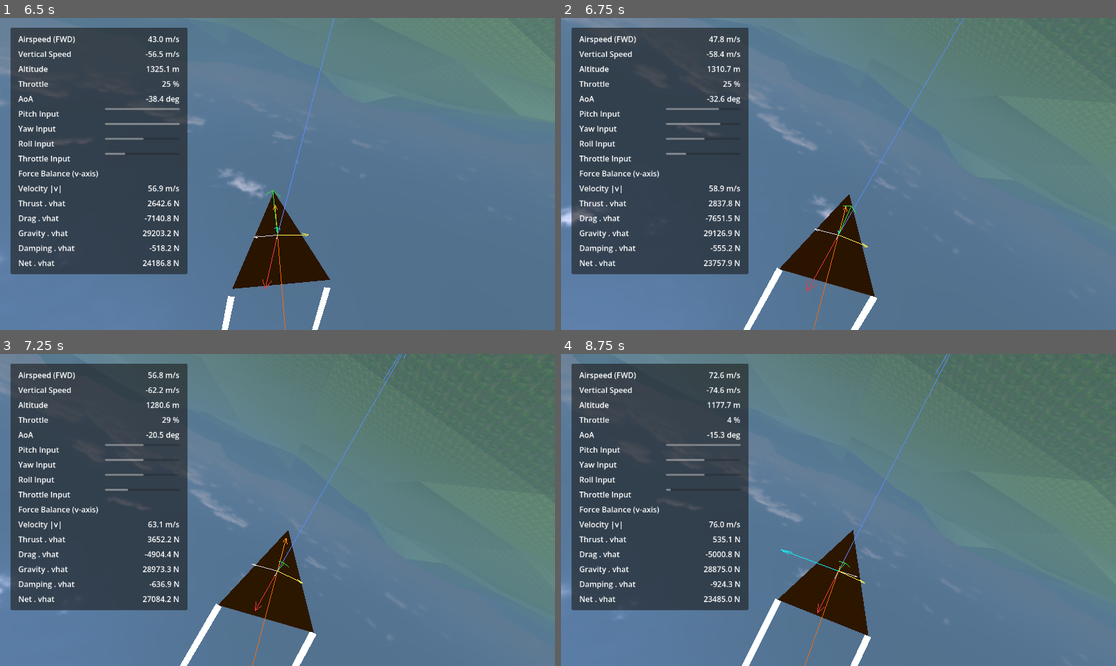
Above: before the commit, frames 1-4 (two rows, left to right).
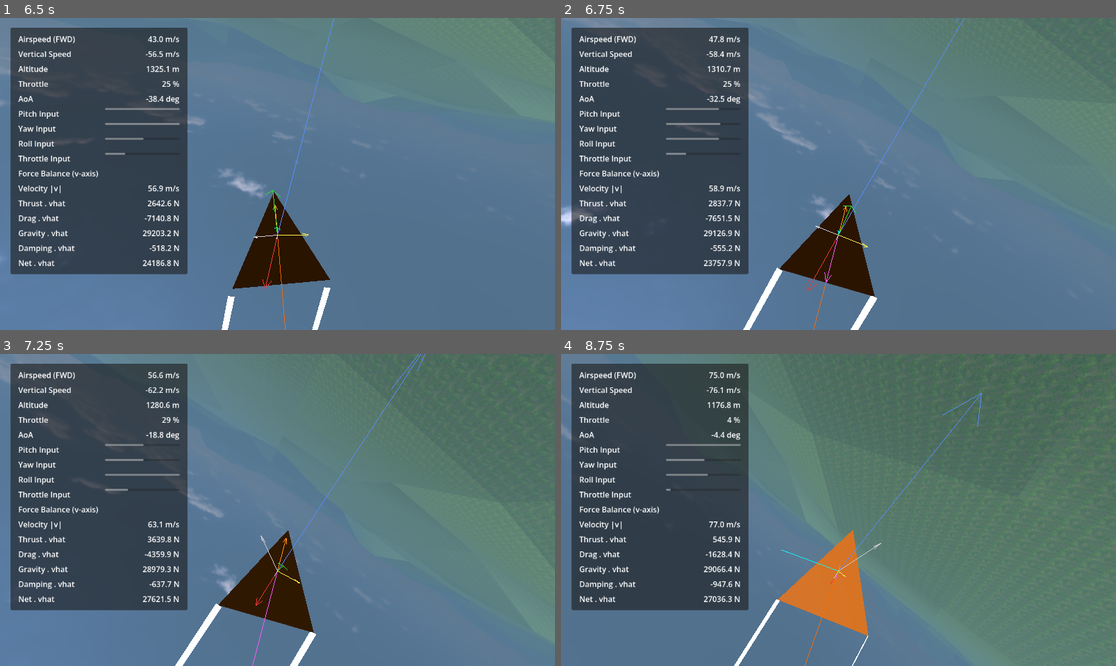
Above: after the commit, the same moments.

Repository: IzalithSky/merlin
Game: Godot game, scene res://scenes/main_menu.tscn
The game is run twice, just before and just after one commit, with the same random seed, the same clock (stepped at 60 frames per second) and the same inputs.
Inputs (mouse positions are in pixels of both pictures, inside the frame that each line leads up to):
- Up to frame 1 (6.5 s): click "New Game (Solo)" at 0.5 s; tap Enter at 1.25 s; move the mouse to (305, 174) at 1.27 s; hold Q 1.28-2.03 s; hold W from 1.28 s (still down); click (305, 174) at 1.42 s; tap Space at 1.52, 2.27, 3.77, 4.52, 5.27 s; move the mouse to (249, 174) at 2.02 s; tap E at 2.1 s; move the mouse to (288, 167) at 2.77 s; hold Shift 2.78-3.53 s; move the mouse to (271, 180) at 3.52 s; tap Ctrl at 3.6 s; click (271, 180) at 3.67 s; move the mouse to (316, 177) at 4.27 s; hold R 4.28-5.03 s; move the mouse to (233, 170) at 5.02 s; tap F at 5.1 s; move the mouse to (283, 174) at 5.77 s; hold Q from 5.78 s (still down); click (283, 174) at 5.92 s
- Up to frame 2 (6.75 s): move the mouse to (816, 167) at 6.52 s; release W at 6.53 s; release Q at 6.53 s; hold X (relative_roll_right, bound only after the commit) from 6.53 s (still down); tap E at 6.6 s
- Up to frame 3 (7.25 s): keep holding X (relative_roll_right, bound only after the commit); tap Space at 6.77 s
- Up to frame 4 (8.75 s): move the mouse to (866, 510) at 7.27 s; release X (relative_roll_right, bound only after the commit) at 7.28 s; hold Shift 7.28-8.03 s; hold W from 7.28 s (still down); tap Space at 7.52, 8.27 s; move the mouse to (810, 510) at 8.02 s; tap Ctrl at 8.1 s; click (810, 510) at 8.17 s

Frame 1 is identical in both runs. In frame 2, 0.2% of the frame differs, in the area x 0-73%, y 0-100%; in frame 3, 1.3%; in frame 4, 33%, in the area x 0-100%, y 0-100%.

Commit message:
Vy climb in sustained trun mode

Diff:
--- a/project.godot
+++ b/project.godot
@@ -24,6 +24,19 @@
 
 3d/physics_engine="Jolt Physics"
 
+[input]
+
+relative_roll_left={
+"deadzone": 0.5,
+"events": [Object(InputEventKey,"resource_local_to_scene":false,"resource_name":"","device":-1,"window_id":0,"alt_pressed":false,"shift_pressed":false,"ctrl_pressed":false,"meta_pressed":false,"pressed":false,"keycode":0,"physical_keycode":90,"key_label":0,"unicode":122,"location":0,"echo":false,"script":null)
+]
+}
+relative_roll_right={
+"deadzone": 0.5,
+"events": [Object(InputEventKey,"resource_local_to_scene":false,"resource_name":"","device":-1,"window_id":0,"alt_pressed":false,"shift_pressed":false,"ctrl_pressed":false,"meta_pressed":false,"pressed":false,"keycode":0,"physical_keycode":88,"key_label":0,"unicode":120,"location":0,"echo":false,"script":null)
+]
+}
+
 [rendering]
 
 rendering_device/driver.windows="d3d12"
--- a/scenes/plane_telemetry_hud.tscn
+++ b/scenes/plane_telemetry_hud.tscn
@@ -1,9 +1,20 @@
-[gd_scene load_steps=2 format=3]
+[gd_scene load_steps=3 format=3]
 
 [ext_resource type="Script" path="res://scripts/plane_telemetry_hud.gd" id="1_hud"]
+[ext_resource type="Script" path="res://scripts/relative_roll_clock.gd" id="2_clock"]
 
 [node name="PlaneTelemetryHud" type="CanvasLayer"]
 script = ExtResource("1_hud")
+
+[node name="RelativeRollClock" type="Control" parent="."]
+unique_name_in_owner = true
+layout_mode = 3
+anchors_preset = 0
+offset_right = 64.0
+offset_top = 55.0
+offset_bottom = 119.0
+visible = false
+script = ExtResource("2_clock")
 
 [node name="Root" type="Control" parent="."]
 layout_mode = 3
--- a/scripts/plane_bot_pilot.gd
+++ b/scripts/plane_bot_pilot.gd
@@ -1092,16 +1092,16 @@
 
 
 func _get_roll_input_for_error(roll_error: float, angle_to_rate_gain: float, rate_scale: float = 1.0) -> float:
-	return _get_rate_stabilized_axis_input(
-		roll_error,
-		angle_to_rate_gain,
-		ROLL_MAX_DESIRED_RATE,
-		_get_local_roll_rate(),
-		ROLL_RATE_RESPONSE_GAIN,
-		-1.0,
-		1.0,
-		rate_scale
-	)
+	if _plane != null and _plane.has_method("get_roll_input_for_error"):
+		return _plane.call(
+			"get_roll_input_for_error",
+			roll_error,
+			angle_to_rate_gain,
+			ROLL_MAX_DESIRED_RATE,
+			ROLL_RATE_RESPONSE_GAIN,
+			rate_scale
+		)
+	return 0.0
 
 
 func _get_local_roll_rate() -> float:
--- a/scripts/plane_character_controller.gd
+++ b/scripts/plane_character_controller.gd
@@ -8,6 +8,13 @@
 @export var rot_rate: float = 2.4
 @export var rot_decay: float = 3.0
 @export var thr_rate: float = 1.2
+@export var relative_roll_cursor_speed: float = 2.0
+@export var relative_roll_max_error_deg: float = 120.0
+@export var relative_roll_error_to_rate_gain: float = 1.4
+@export var relative_roll_max_desired_rate: float = 2.0
+@export var relative_roll_rate_response_gain: float = 0.8
+@export var relative_roll_deadband_deg: float = 1.0
+@export var relative_roll_rate_deadband: float = 0.03
 
 @export var max_thrust: float = 14_000.0
 @export var max_pitch: float = 1.0
@@ -103,6 +110,11 @@
 var yaw_input := 0.0
 var throttle_input := 0.0
 
+var relative_roll_target_up_world := Vector3.UP
+var relative_roll_target_active := false
+var relative_roll_error := 0.0
+var relative_roll_input := 0.0
+
 var _bot_target_roll_input := 0.0
 var _bot_target_pitch_input := 0.0
 var _bot_target_yaw_input := 0.0
@@ -162,12 +174,12 @@
 		return
 
 	_begin_force_debug_frame()
+	_update_physics_frame_cache()
+
 	if is_bot_controlled:
 		_apply_bot_inputs(delta)
 	else:
 		_collect_inputs(delta)
-
-	_update_physics_frame_cache()
 	compute_control_state(delta)
 	apply_thrust()
 	apply_plane_torque()
@@ -215,6 +227,10 @@
 	yaw_input = 0.0
 	throttle_input = 0.0
 	throttle_percent = 50.0
+	relative_roll_target_active = false
+	relative_roll_target_up_world = Vector3.UP
+	relative_roll_error = 0.0
+	relative_roll_input = 0.0
 
 
 func _apply_bot_inputs(delta: float) -> void:
@@ -238,13 +254,7 @@
 	var rotation_rate := rot_rate * delta
 	var rotation_decay := rot_decay * delta
 
-	if Input.is_physical_key_pressed(KEY_D):
-		roll_input -= rotation_rate
-	elif Input.is_physical_key_pressed(KEY_A):
-		roll_input += rotation_rate
-	else:
-		roll_input = move_toward(roll_input, 0.0, rotation_decay)
-	roll_input = clamp(roll_input, -1.0, 1.0)
+	_collect_roll_input(delta, rotation_rate, rotation_decay)
 
 	var keyboard_pitch := 0.0
 	if Input.is_physical_key_pressed(KEY_W):
@@ -282,6 +292,118 @@
 	throttle_input = clamp(throttle_input, -1.0, 1.0)
 
 	throttle_percent = ((throttle_input + 1.0) * 0.5) * 100.0
+
+
+func _collect_roll_input(delta: float, rotation_rate: float, rotation_decay: float) -> void:
+	var direct_roll_direction := _get_direct_roll_direction()
+	var relative_roll_direction := _get_relative_roll_direction()
+
+	if absf(direct_roll_direction) > 0.001:
+		_reset_relative_roll_target()
+		relative_roll_input = move_toward(relative_roll_input, 0.0, rotation_decay)
+		roll_input = move_toward(roll_input, direct_roll_direction, rotation_rate)
+		roll_input = clampf(roll_input, -1.0, 1.0)
+		return
+
+	_update_relative_roll_target(delta, relative_roll_direction)
+
+	if relative_roll_target_active:
+		var target_roll_input := get_roll_input_for_error(
+			relative_roll_error,
+			relative_roll_error_to_rate_gain,
+			relative_roll_max_desired_rate,
+			relative_roll_rate_response_gain
+		)
+
+		relative_roll_input = move_toward(relative_roll_input, target_roll_input, rotation_rate)
+		roll_input = clampf(relative_roll_input, -1.0, 1.0)
+
+		if _is_relative_roll_settled() and absf(relative_roll_direction) <= 0.001:
+			_reset_relative_roll_target()
+
+		return
+
+	relative_roll_input = move_toward(relative_roll_input, 0.0, rotation_decay)
+	roll_input = move_toward(roll_input, 0.0, rotation_decay)
+	roll_input = clampf(roll_input, -1.0, 1.0)
+
+
+func _get_direct_roll_direction() -> float:
+	var direction := 0.0
+
+	if Input.is_physical_key_pressed(KEY_A):
+		direction += 1.0
+	if Input.is_physical_key_pressed(KEY_D):
+		direction -= 1.0
+
+	return clampf(direction, -1.0, 1.0)
+
+
+func _get_relative_roll_direction() -> float:
+	var direction := 0.0
+
+	direction += Input.get_action_strength("relative_roll_left")
+	direction -= Input.get_action_strength("relative_roll_right")
+
+	return clampf(direction, -1.0, 1.0)
+
+
+func _update_relative_roll_target(delta: float, input_direction: float) -> void:
+	if not relative_roll_target_active:
+		relative_roll_target_up_world = _frame_up_axis
+		relative_roll_error = 0.0
+
+	if absf(input_direction) > 0.001:
+		relative_roll_target_active = true
+		var cursor_angle_step := input_direction * relative_roll_cursor_speed * delta
+		relative_roll_target_up_world = relative_roll_target_up_world.rotated(
+			_frame_forward_axis,
+			cursor_angle_step
+		).normalized()
+
+	if not relative_roll_target_active:
+		return
+
+	_update_relative_roll_error()
+
+
+func _update_relative_roll_error() -> void:
+	var target_up := relative_roll_target_up_world
+	target_up -= _frame_forward_axis * target_up.dot(_frame_forward_axis)
+
+	if target_up.length_squared() <= MIN_DIRECTION_VECTOR_LENGTH_SQUARED:
+		_reset_relative_roll_target()
+		return
+
+	target_up = target_up.normalized()
+
+	relative_roll_error = atan2(
+		target_up.dot(_frame_right_axis),
+		target_up.dot(_frame_up_axis)
+	)
+
+	var max_error := deg_to_rad(maxf(relative_roll_max_error_deg, 1.0))
+	relative_roll_error = clampf(relative_roll_error, -max_error, max_error)
+
+	relative_roll_target_up_world = _frame_up_axis.rotated(
+		_frame_forward_axis,
+		relative_roll_error
+	).normalized()
+
+
+func _reset_relative_roll_target() -> void:
+	relative_roll_target_active = false
+	relative_roll_target_up_world = _frame_up_axis
+	relative_roll_error = 0.0
+	relative_roll_input = 0.0
+
+
+func _is_relative_roll_settled() -> bool:
+	var error_deadband := deg_to_rad(maxf(relative_roll_deadband_deg, 0.0))
+	return (
+		absf(relative_roll_error) <= error_deadband and
+		absf(get_local_roll_rate()) <= maxf(relative_roll_rate_deadband, 0.0)
+	)
 
 
 func compute_control_state(_delta: float) -> void:
@@ -659,6 +781,78 @@
 	return roll_input
 
 
+func get_relative_roll_error() -> float:
+	return relative_roll_error
+
+
+func get_relative_roll_input() -> float:
+	return relative_roll_input
+
+
+func is_relative_roll_active() -> bool:
+	return relative_roll_target_active
+
+
+func get_local_angular_velocity() -> Vector3:
+	return _frame_body_basis.transposed() * angular_velocity
+
+
+func get_local_roll_rate() -> float:
+	return get_local_angular_velocity().z
+
+
+func get_roll_input_for_error(
+	roll_error: float,
+	angle_to_rate_gain: float,
+	max_desired_rate: float,
+	rate_response_gain: float,
+	rate_scale: float = 1.0
+) -> float:
+	return get_rate_stabilized_axis_input(
+		roll_error,
+		angle_to_rate_gain,
+		max_desired_rate,
+		get_local_roll_rate(),
+		rate_response_gain,
+		-1.0,
+		1.0,
+		rate_scale
+	)
+
+
+func get_rate_stabilized_axis_input(
+	angle_error: float,
+	angle_to_rate_gain: float,
+	max_desired_rate: float,
+	local_rate: float,
+	rate_response_gain: float,
+	error_to_rate_sign: float,
+	input_sign: float,
+	rate_scale: float = 1.0
+) -> float:
+	var desired_rate := clampf(
+		angle_error * angle_to_rate_gain * clampf(rate_scale, 0.0, 1.0) * error_to_rate_sign,
+		-max_desired_rate,
+		max_desired_rate
+	)
+	return get_rate_stabilized_input_for_desired_rate(
+		desired_rate,
+		local_rate,
+		rate_response_gain,
+		input_sign
+	)
+
+
+func get_rate_stabilized_input_for_desired_rate(
+	desired_rate: float,
+	local_rate: float,
+	rate_response_gain: float,
+	input_sign: float
+) -> float:
+	var rate_error := desired_rate - local_rate
+	return clampf(rate_error * rate_response_gain * input_sign, -1.0, 1.0)
+
+
 func get_throttle_input() -> float:
 	return throttle_input
 
--- a/scripts/plane_telemetry_hud.gd
+++ b/scripts/plane_telemetry_hud.gd
@@ -15,6 +15,7 @@
 @onready var _gravity_along_value: Label = %GravityAlongValue
 @onready var _damping_along_value: Label = %DampingAlongValue
 @onready var _net_along_value: Label = %NetAlongValue
+@onready var _relative_roll_clock: Control = %RelativeRollClock
 
 var _target: RigidBody3D
 var _advanced_hud_nodes: Array[CanvasItem] = []
@@ -84,6 +85,7 @@
 	_roll_input_bar.value = roll_input * 100.0
 	_throttle_input_bar.value = throttle_input * 100.0
 	_update_force_balance_debug()
+	_update_relative_roll_clock()
 
 
 func _reset_labels() -> void:
@@ -130,6 +132,20 @@
 	_gravity_along_value.text = "%.1f N" % _read_snapshot_float(snapshot, "gravity_along_velocity")
 	_damping_along_value.text = "%.1f N" % _read_snapshot_float(snapshot, "damping_along_velocity")
 	_net_along_value.text = "%.1f N" % _read_snapshot_float(snapshot, "net_along_velocity")
+
+
+func _update_relative_roll_clock() -> void:
+	if _relative_roll_clock == null:
+		return
+
+	if _target == null or not _target.has_method("is_relative_roll_active"):
+		_relative_roll_clock.visible = false
+		return
+
+	var is_active := bool(_target.call("is_relative_roll_active"))
+	_relative_roll_clock.visible = is_active
+	if is_active and _target.has_method("get_relative_roll_error"):
+		_relative_roll_clock.set("roll_error", float(_target.call("get_relative_roll_error")))
 
 
 func _reset_force_balance_debug() -> void:
Not shown, changed: .gitignore
